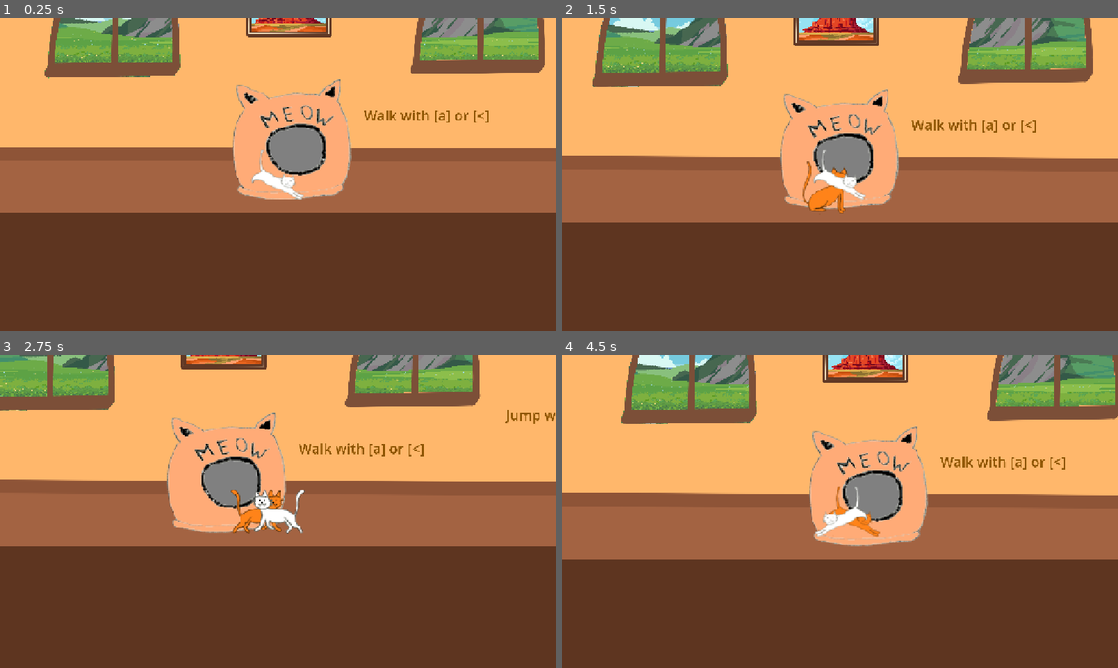
Above: before the commit, frames 1-4 (two rows, left to right).
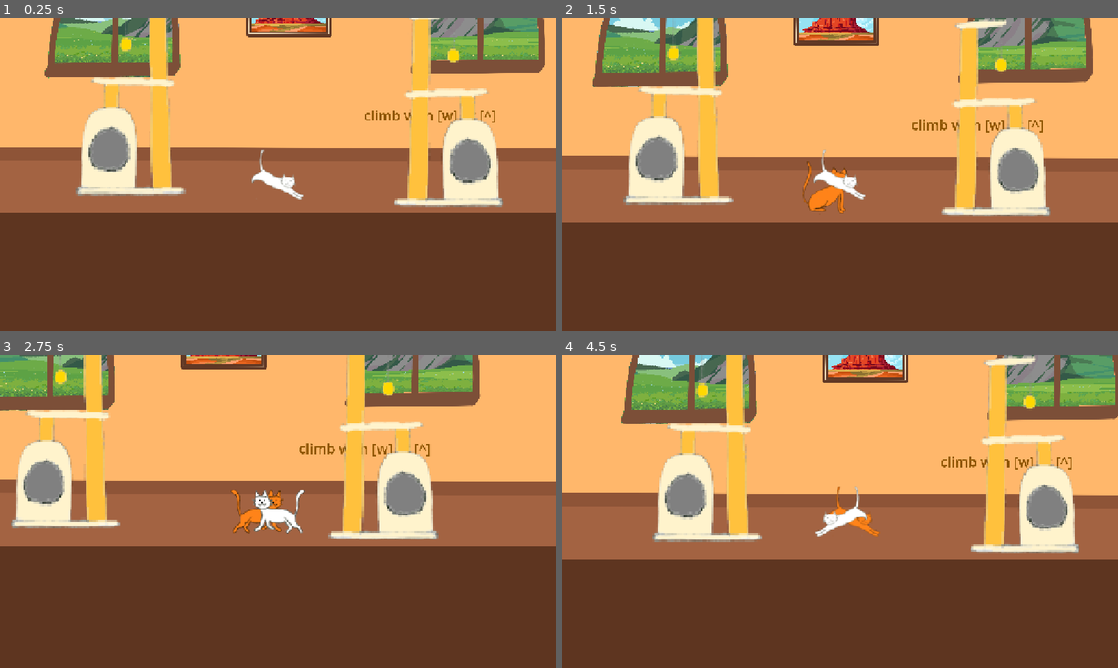
Above: after the commit, the same moments.

Repository: Fantasiel/GameJam25
Game: Godot game, scene res://scenes/levels/level4/level4.tscn
The game is run twice, just before and just after one commit, with the same random seed, the same clock (stepped at 60 frames per second) and the same inputs. This scene is started directly instead of the project's main scene.
Inputs:
- Up to frame 1 (0.25 s): no input
- Up to frame 2 (1.5 s): hold Right (move_right) from 0.53 s (still down); tap F (interact) at 0.6 s; tap Space (jump) at 0.77 s; tap Ctrl (replay) at 1.35 s
- Up to frame 3 (2.75 s): tap Space (jump) at 1.52 s; release Right (move_right) at 2.03 s; hold Left (move_left) from 2.03 s (still down); tap F (interact) at 2.1 s
- Up to frame 4 (4.5 s): release Left (move_left) at 2.78 s; hold Right (move_right) 2.78-4.28 s; tap Ctrl (replay) at 2.85, 4.35 s; tap Space (jump) at 3.02, 3.77 s; tap F (interact) at 3.6 s; hold Left (move_left) from 4.28 s (still down)

The runs differ from the first frame. In frame 1, 15% of the frame differs, in the area x 13-91%, y 0-61%; in frame 2, 15%; in frame 3, 15%; in frame 4, 15%, in the area x 16-93%, y 0-64%.

Commit message:
level 4 basic

Diff:
--- a/scenes/levels/level4/level4.tscn
+++ b/scenes/levels/level4/level4.tscn
@@ -8,8 +8,8 @@
 [ext_resource type="PackedScene" uid="uid://dmehg7syyujax" path="res://scenes/levels/level5/level5.tscn" id="4_pso0i"]
 [ext_resource type="Texture2D" uid="uid://bo8xwxqad2txg" path="res://art/Livingroom_1.png" id="4_rnqjc"]
 [ext_resource type="PackedScene" uid="uid://f7h8ggk13bku" path="res://scenes/levels/victory/victory.tscn" id="4_sdmh0"]
-[ext_resource type="Texture2D" uid="uid://dfjqyhvro06dn" path="res://art/Furniture/CatBed1.png" id="6_3jq6i"]
 [ext_resource type="PackedScene" uid="uid://g71yukpscseg" path="res://scenes/levels/objects/couch/couch.tscn" id="7_wocd4"]
+[ext_resource type="PackedScene" uid="uid://xvqxblj6w22l" path="res://scenes/levels/objects/cattree1/cattree1.tscn" id="10_gor1f"]
 
 [sub_resource type="WorldBoundaryShape2D" id="WorldBoundaryShape2D_doaon"]
 distance = -312.0
@@ -120,20 +120,16 @@
 [node name="CatAndGhost" parent="." instance=ExtResource("2_pso0i")]
 position = Vector2(-147, 316)
 
-[node name="TextureRect" type="TextureRect" parent="."]
-offset_left = -370.0
-offset_top = -76.0
-offset_right = -242.0
-offset_bottom = 52.0
-scale = Vector2(4.41154, 4.41154)
-texture = ExtResource("6_3jq6i")
-
 [node name="Couch" parent="." instance=ExtResource("7_wocd4")]
 position = Vector2(1912, 460)
 scale = Vector2(5.04183, 5.04183)
 
 [node name="Tuna" parent="." instance=ExtResource("3_fpulr")]
 position = Vector2(2929, 362)
+scale = Vector2(3, 3)
+
+[node name="Tuna2" parent="." instance=ExtResource("3_fpulr")]
+position = Vector2(-1748, 402)
 scale = Vector2(3, 3)
 
 [node name="WalkLabel" type="Label" parent="."]
@@ -143,17 +139,16 @@
 offset_bottom = 145.0
 theme_override_colors/font_color = Color(0.551197, 0.32836, 8.66354e-07, 1)
 theme_override_font_sizes/font_size = 64
-text = "Walk with [a] or [<]"
-
-[node name="JumpLabel" type="Label" parent="."]
-offset_left = 1201.0
-offset_top = -97.0
-offset_right = 1751.0
-offset_bottom = -9.0
-theme_override_colors/font_color = Color(0.551197, 0.32836, 8.66354e-07, 1)
-theme_override_font_sizes/font_size = 64
-text = "Jump with [space]"
+text = "climb with [w] or [^]"
 
 [node name="Victory" parent="." instance=ExtResource("4_sdmh0")]
 scale = Vector2(3, 3)
 next_scene = ExtResource("4_pso0i")
+
+[node name="Cattree1" parent="." instance=ExtResource("10_gor1f")]
+position = Vector2(649, 546)
+scale = Vector2(-8, 8)
+
+[node name="Cattree2" parent="." instance=ExtResource("10_gor1f")]
+position = Vector2(-838, 493)
+scale = Vector2(8, 8)
